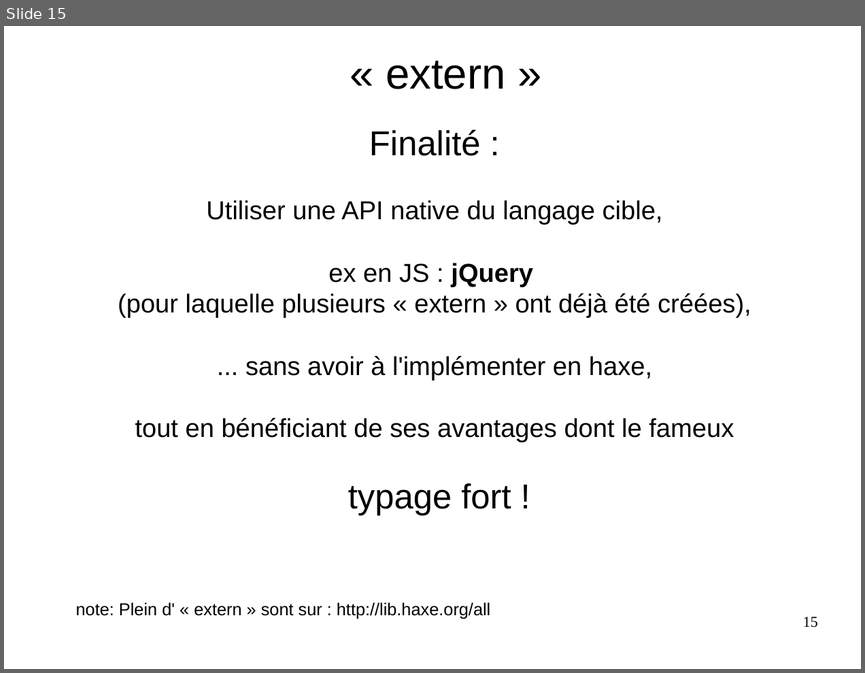
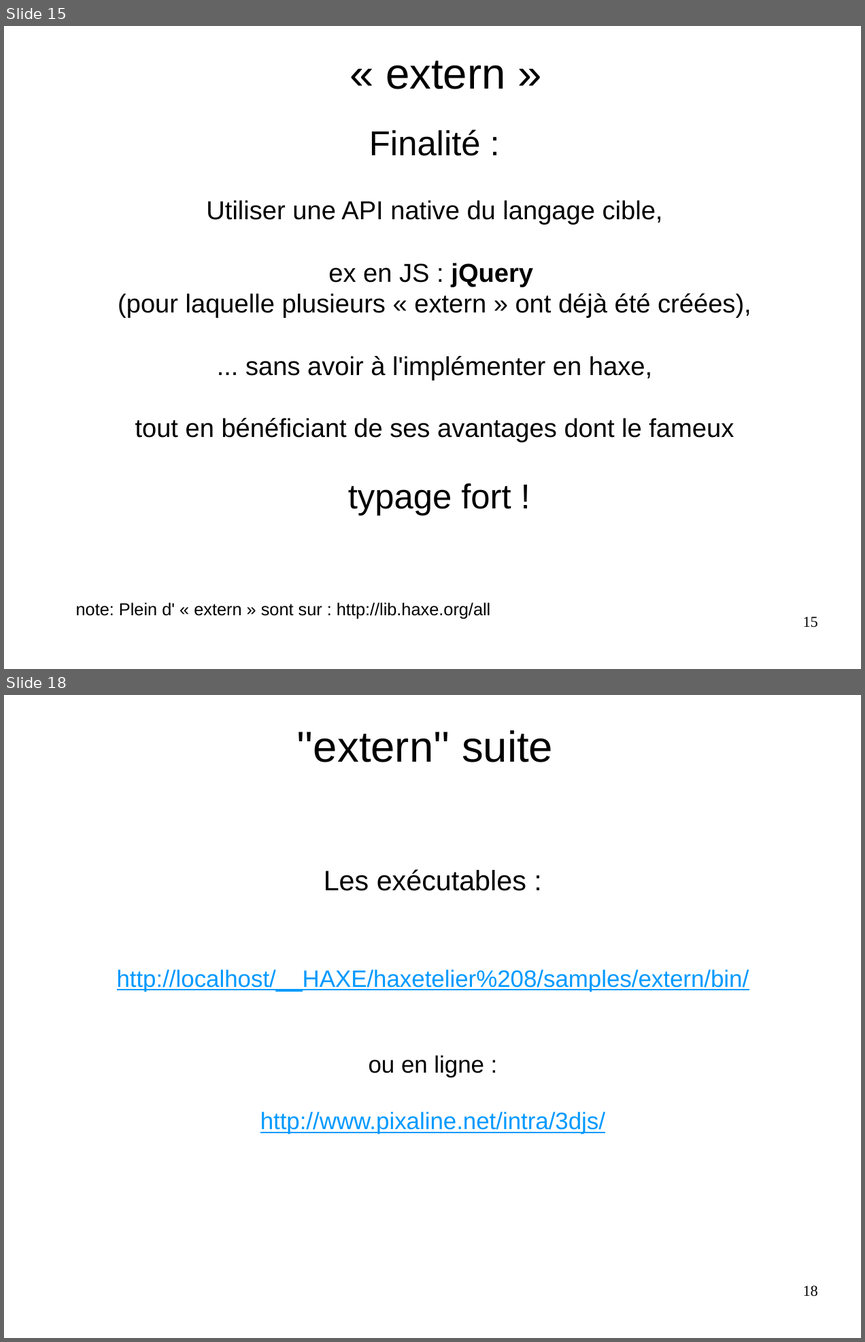
Before and after one commit to flashline/Haxetelier8, a slide deck: odp/haxetelier8.forMe.odp. Shown one above the other, each under a label of ours: slide 15 before the commit, slides 15 and 18 after it; the slides between them are not shown. The pictures are 865x673 and 865x1342 pixels, drawn with LibreOffice and Linux fonts; fonts in the diff are those of the drawing. Boxes give left, top, right and bottom in pixels: in the first picture for what was removed or moved away, otherwise in the second. Text is boxed around its words. In the diff, an @@ line names an element or a change of style, - is before the commit and + after.

```diff
--- a/odp/haxetelier8.forMe.odp
+++ b/odp/haxetelier8.forMe.odp
@@ slide 18 added at [4, 695, 861, 1338], background #FFFFFF @@
@@ text added at [297, 730, 553, 762], 40 pt, text #000000 @@
+''extern'' suite
@@ text added at [117, 869, 749, 1134], 22 pt, text #0099FF, underline @@
+Les exécutables :
+http://localhost/__HAXE/haxetelier%208/samples/extern/bin/
+ou en ligne :
+http://www.pixaline.net/intra/3djs/
@@ page number added at [803, 1285, 818, 1296], 14 pt, text #000000 @@
+18
```
Also in this commit, not shown: 2 slides changed, 2 other slides added, 1 slide removed, 11 other files.
